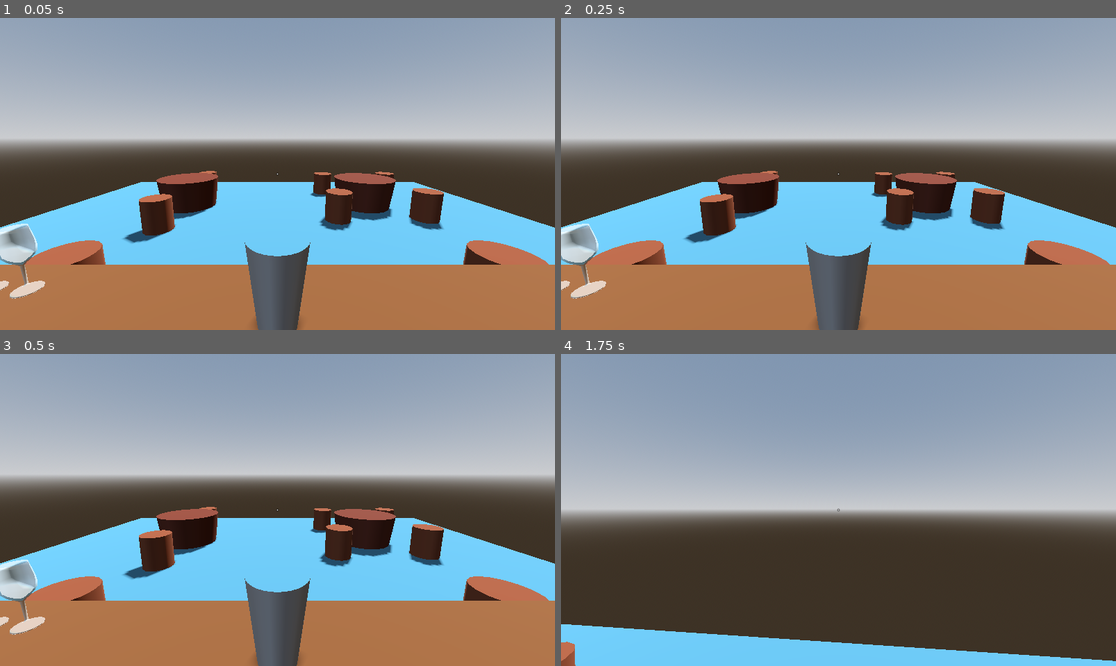
Above: before the commit, frames 1-4 (two rows, left to right).
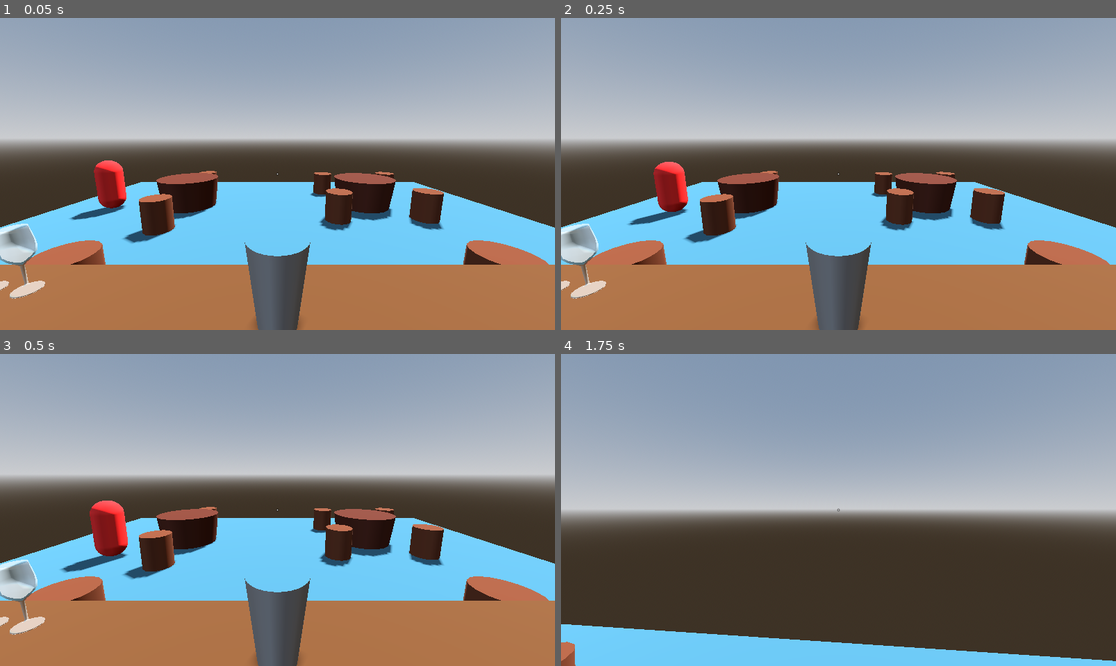
Above: after the commit, the same moments.

Repository: MimiM03/the-crumbling-bar
Game: Godot game, scene res://scenes/game.tscn
Two runs of this game, one before a commit and one after it. Both use one fixed random seed, a clock stepped at 60 frames per second and the inputs below.
Inputs (mouse positions are in pixels of both pictures, inside the frame that each line leads up to):
- Up to frame 1 (0.05 s): no input
- Up to frame 2 (0.25 s): no input
- Up to frame 3 (0.5 s): no input
- Up to frame 4 (1.75 s): move the mouse to (866, 510) at 0.52 s; press the mouse at (866, 510) at 0.53 s; hold W (forward) from 0.53 s (still down); move the mouse to (810, 510) at 1.27 s; release the mouse at (810, 510) at 1.28 s; click (810, 510) at 1.35 s

The runs differ from the first frame. In frame 1, 0.9% of the frame differs, in the area x 12-23%, y 45-65%; in frame 2, 1.0%; in frame 3, 1.3%, in the area x 10-24%, y 46-71%; in frame 4, nothing differs.

Commit message:
feat: pathfinding for customers

Diff:
--- a/project.godot
+++ b/project.godot
@@ -24,6 +24,8 @@
 shaker=""
 seats=""
 wait_area=""
+TABLE4=""
+TABLE2=""
 
 [input]
 
--- a/scenes/bar.tscn
+++ b/scenes/bar.tscn
@@ -1,6 +1,7 @@
 [gd_scene format=3 uid="uid://c1631ywoykip3"]
 
 [ext_resource type="Script" uid="uid://cbpwuw7jvkkca" path="res://scripts/chair.gd" id="1_5dekh"]
+[ext_resource type="Script" uid="uid://bo5l7dkjbp6g1" path="res://scripts/table.gd" id="2_bwlfd"]
 
 [sub_resource type="StandardMaterial3D" id="StandardMaterial3D_5dekh"]
 albedo_color = Color(0.21887064, 0.39350355, 0.45039648, 1)
@@ -142,8 +143,9 @@
 [node name="CollisionShape3D" type="CollisionShape3D" parent="Seats+Tables/Bar chairs/Chair4" unique_id=1352284264]
 shape = SubResource("CylinderShape3D_5dekh")
 
-[node name="Table4" type="Node3D" parent="Seats+Tables" unique_id=1745432889]
+[node name="Table4" type="Node3D" parent="Seats+Tables" unique_id=1745432889 groups=["TABLE4"]]
 transform = Transform3D(1, 0, 0, 0, 1, 0, 0, 0, 1, 2.4541202, 0.3938023, -4.8328505)
+script = ExtResource("2_bwlfd")
 
 [node name="Chair" type="StaticBody3D" parent="Seats+Tables/Table4" unique_id=2047155607 groups=["seats"]]
 transform = Transform3D(1, 0, 0, 0, 1, 0, 0, 0, 1, -1.017218, -0.08381832, 1.1028862)
@@ -208,8 +210,9 @@
 [node name="CollisionShape3D" type="CollisionShape3D" parent="Seats+Tables/Table4/Table" unique_id=1542192499]
 shape = SubResource("CylinderShape3D_bwlfd")
 
-[node name="Table2" type="Node3D" parent="Seats+Tables" unique_id=782815042]
+[node name="Table2" type="Node3D" parent="Seats+Tables" unique_id=782815042 groups=["TABLE2"]]
 transform = Transform3D(0.99999994, 0, -5.9604645e-08, 0, 1, 0, 5.9604645e-08, 0, 0.99999994, -2.509502, 0.3938023, -4.8328505)
+script = ExtResource("2_bwlfd")
 
 [node name="Chair" type="StaticBody3D" parent="Seats+Tables/Table2" unique_id=1773647387 groups=["seats"]]
 transform = Transform3D(1, 0, 0, 0, 1, 0, 0, 0, 1, -0.00032544136, -0.08380228, -1.590352)
--- a/scenes/customer.tscn
+++ b/scenes/customer.tscn
@@ -24,8 +24,9 @@
 mesh = SubResource("CapsuleMesh_fx2s6")
 
 [node name="NavigationAgent3D" type="NavigationAgent3D" parent="." unique_id=1843951864]
-path_desired_distance = 0.4
-target_desired_distance = 0.1
+path_desired_distance = 0.3
+target_desired_distance = 0.2
+path_max_distance = 1.01
 avoidance_enabled = true
 radius = 0.3
 
--- a/scripts/customer.gd
+++ b/scripts/customer.gd
@@ -8,64 +8,61 @@
 var isGroup: bool = false
 var group_members: Array = [] # To keep track of who is in the group
 var is_leader: bool = false
-var assigned_table_node = null # The parent node of the 4 chairs
-# var isGroup4: bool = false
-enum ChairType {BAR, TABLE4, TABLE2}
+var is_moving: bool = false
+enum ChairType {CHAIR, TABLE4, TABLE2, BAR}
+var type: ChairType
 
 func _ready() -> void:
 	# Wait for the first physics frame so the NavigationServer is ready
 	await get_tree().physics_frame
 	if !isGroup:
-		start_looking_for_seat(ChairType.BAR)
+		type = ChairType.CHAIR
+		start_looking_for_seat()
 	else:
+		type = ChairType.BAR
 		start_looking_for_bar_space()
-
 
 func _physics_process(_delta):
 	if target_seat or target_wait_area:
 		# Get the next point in the path
 		var current_pos = global_position
 		var next_pos = nav_agent.get_next_path_position()
+		var distance = global_position.distance_to(nav_agent.target_position)
+
+		# SLOW DOWN when getting close to prevent overshooting
+		var current_speed = SPEED
+		if distance < 0.5:
+			current_speed = SPEED * (distance / 0.5) # Gradually slow to 0
+			current_speed = max(current_speed, 0.5)   # Don't let it go to total zero
 		# Calculate velocity and move
-		var new_velocity = (next_pos - current_pos).normalized() * SPEED
-
-		# Check if we arrived
-		if nav_agent.is_navigation_finished():
-			# TODO: SIT
-			new_velocity = Vector3(0,0,0)
+		var new_velocity = (next_pos - current_pos).normalized() * current_speed
 
 		nav_agent.set_velocity(new_velocity)
 
-
-func start_looking_for_seat(type: ChairType):
-	target_seat = find_empty_seat(type)
+func start_looking_for_seat():
+	target_seat = find_empty_seat()
 	if target_seat:
 		target_seat.is_occupied = true # Claim the seat immediately
+		is_moving = true
 		nav_agent.target_position = target_seat.global_position
 
-func find_empty_seat(type: ChairType):
-	var all_seats = get_tree().get_nodes_in_group("seats")
+func find_empty_seat():
+	var all_seats = get_tree().get_nodes_in_group("seats").filter(
+		func(seat): return !seat.is_occupied
+	)
 	var available_seats = []
 
 	for seat in all_seats:
 		var parent = seat.get_parent()
-		if parent:
-			match type:
-				ChairType.BAR:
-					if parent.name == "Bar chairs" and not seat.is_occupied:
-						available_seats.append(seat)
-				ChairType.TABLE4:
-					print("Chair for Table4")
-				ChairType.TABLE2:
-					print("Chair for Table2")
+		if parent and parent.name == "Bar chairs":
+			available_seats.append(seat)
 
 	if available_seats.size() > 0:
-		# Option A: Pick the closest seat
-		# return get_closest_seat(available_seats)
-		# Option B: Pick a random seat
+		# Pick a random seat
 		return available_seats[randi() % available_seats.size()]
 
 	return null
+
 
 #func get_closest_seat(seats_array):
 	#var closest = seats_array[0]
@@ -76,18 +73,95 @@
 
 func start_looking_for_bar_space():
 	if target_wait_area:
+		is_moving = true
 		nav_agent.target_position = target_wait_area.global_position
-		print(nav_agent.target_position)
-
 
 func _on_navigation_agent_3d_velocity_computed(safe_velocity: Vector3) -> void:
 	velocity = velocity.move_toward(safe_velocity, 0.25)
 	move_and_slide()
 
-
 func _on_navigation_agent_3d_target_reached() -> void:
 	# Snap to the exact marker position
-	global_position = target_wait_area.global_position
+	var final_pos = target_wait_area.global_position if target_wait_area else target_seat.global_position
+	global_position = final_pos
+	is_moving = false
 	# Stop moving
 	velocity = Vector3.ZERO
 	# TODO: Rotate them to face the bar/counter
+
+	match type:
+		ChairType.CHAIR:
+			# TODO: sit()
+			# then, Order()
+			pass
+		ChairType.BAR:
+			# If I'm the leader, I manage the group timing
+			var all_arrived := false
+			if is_leader:
+				while !all_arrived:
+					await get_tree().process_frame
+					all_arrived = true
+					for m in group_members:
+						if m.is_moving:
+							all_arrived = false
+							break # Someone is still moving, keep waiting
+
+			print("all at bar")
+			# TODO: change wait time -> Order()
+			await get_tree().create_timer(5.0).timeout
+			print("all leaving bar")
+			# After order served: move to table
+			if group_members.size() == 2:
+				type = ChairType.TABLE2
+			else:
+				type = ChairType.TABLE4
+			if is_leader: dispatch_group_to_table()
+		ChairType.TABLE4 or ChairType.TABLE2:
+			# TODO: sit()
+			pass
+
+func check_group_arrival() -> bool:
+	print("checking if all arrived")
+	# Wait for all members to be 'finished' with their nav
+	for m in group_members:
+		if m.is_moving:
+			print(m, " is moving")
+			return false
+
+	return true
+
+func dispatch_group_to_table():
+	# 1. Find a table large enough for the whole group
+	var table = find_free_table_for_size(group_members.size())
+
+	if table:
+		table.is_occupied = true
+		var chairs = get_tree().get_nodes_in_group("seats").filter(
+			func(node): return table.is_ancestor_of(node)
+		)
+		# 2. Assign members one by one with a small delay
+		for i in range(group_members.size()):
+			var member = group_members[i]
+			var seat = chairs[i] # Assign the i-th chair
+			member.move_to_assigned_seat(seat)
+			await get_tree().create_timer(0.8).timeout # The "one-by-one" feel
+
+
+func find_free_table_for_size(size: int):
+	var free_tables_this_size = get_tree().get_nodes_in_group(ChairType.keys()[type]).filter(
+		func(table): return !table.is_occupied
+	)
+
+	if free_tables_this_size.size() > 0:
+		# Pick a random seat
+		return free_tables_this_size[randi() % free_tables_this_size.size()]
+
+	return null
+
+func move_to_assigned_seat(seat_marker: StaticBody3D):
+	target_seat = seat_marker
+	target_seat.is_occupied = true
+	target_wait_area.is_occupied = false
+	target_wait_area = null # Clear the old bar target
+
+	nav_agent.target_position = target_seat.global_position
--- a/scripts/customer_spawn_point.gd
+++ b/scripts/customer_spawn_point.gd
@@ -7,8 +7,9 @@
 func _ready():
 	# For testing: spawn something every 5 seconds
 	while true:
-		await get_tree().create_timer(3.0).timeout
 		spawn_random_arrival()
+		await get_tree().create_timer(13.0).timeout
+
 
 func spawn_random_arrival():
 	var chance = randf()
@@ -41,7 +42,6 @@
 	var isGroup = size > 1
 
 	for i in range(size):
-		await get_tree().create_timer(float(i)).timeout
 		var customer = customerScene.instantiate()
 		get_node(customerContainer).add_child(customer, true)
 
@@ -60,5 +60,6 @@
 		# Give every member a list of their friends
 		for member in members:
 			member.group_members = members
-		# Pass the variables to your Customer script
-		customer.isGroup = isGroup
+			member.isGroup = isGroup
+
+		await get_tree().create_timer(0.8).timeout
--- /dev/null
+++ b/scripts/table.gd
@@ -0,0 +1,3 @@
+extends Node3D
+
+var is_occupied: bool = false
Not shown, added: scripts/table.gd.uid
